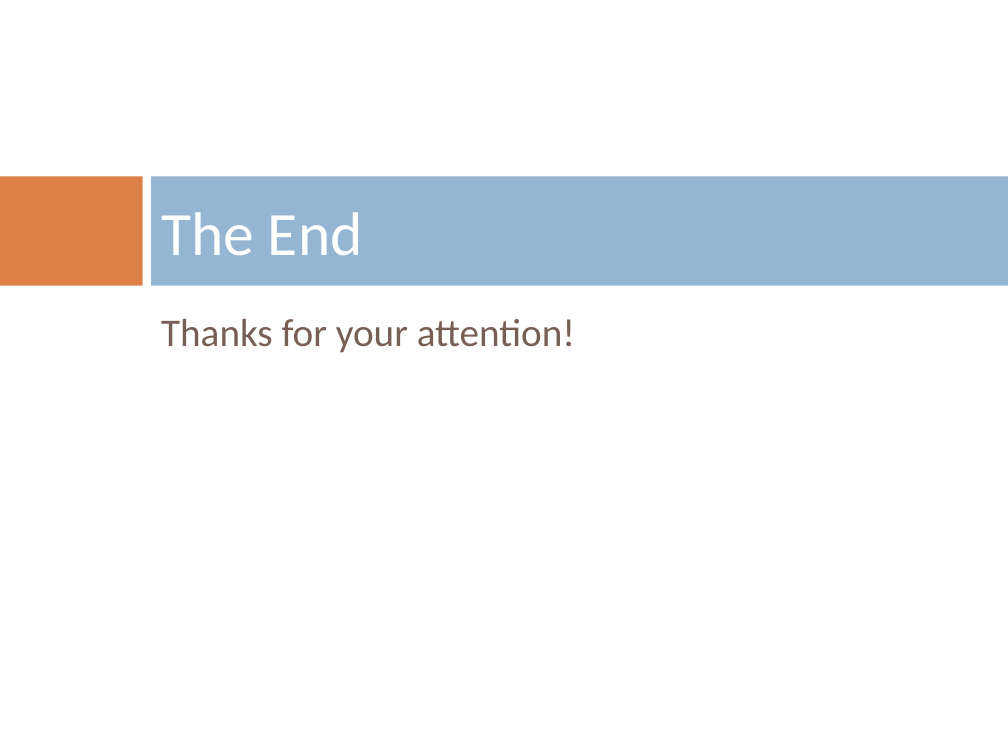
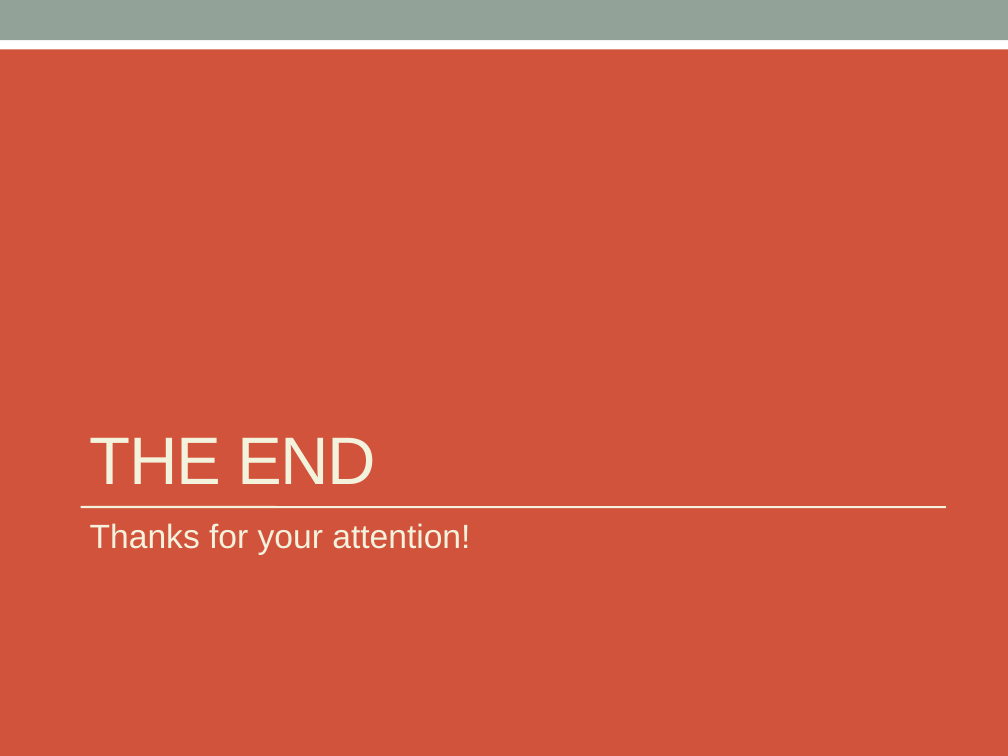
Before and after one commit to zslajchrt/morpheus, a slide deck: slide 19 of src/main/doc/thesis/mala/MalaObhajoba.pptx (slide 18 before the commit). Drawn at 1008x756 pixels with LibreOffice and Linux fonts; fonts in the diff are those of the drawing; background and template pictures are left out. Boxes give left, top, right and bottom in pixels: in the first picture for what was removed or moved away, otherwise in the second. Text is boxed around its words. In the diff, an @@ line names an element or a change of style, - is before the commit and + after.

```diff
--- a/src/main/doc/thesis/mala/MalaObhajoba.pptx
+++ b/src/main/doc/thesis/mala/MalaObhajoba.pptx
@@ background picture (left out) to #D2533C @@
@@ rectangle added at box(0, 24, 1008, 49), fill #FFFFFF @@
@@ rectangle added at box(0, 0, 1008, 40), fill #93A299 @@
@@ rectangle removed at box(0, 176, 143, 285) @@
@@ rectangle removed at box(151, 176, 1008, 285) @@
@@ title "THE END" at box(90, 438, 376, 484): vertical alignment middle to bottom @@
@@ title at box(90, 438, 376, 484): text changed; size 44 to 48 pt; font Calibri to Arial; text colour #FFFFFF to #F3F2DC @@
-The End
+THE END
@@ line added from (81, 507) to (946, 507), #F3F2DC 1.5 pt @@
@@ text "Thanks for your attention!": place and size @@
-text "Thanks for your attention!" at box(161, 319, 575, 353)
+text "Thanks for your attention!" at box(90, 523, 470, 555)
@@ text "Thanks for your attention!" at box(90, 523, 470, 555): size 28 to 24 pt, font Calibri to Arial, text colour #775F55 to #F3F2DC; less space between paragraphs @@
```
Also in this commit, not shown: 14 other slides changed, 4 slides added, 3 slides removed.
